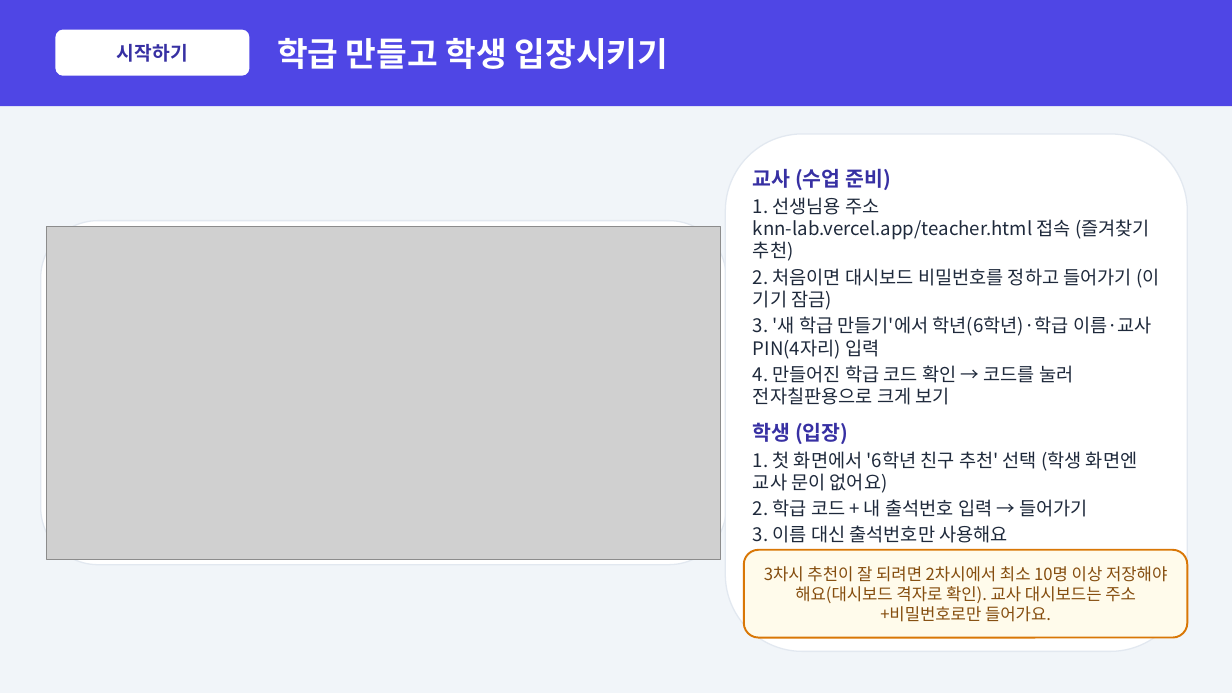
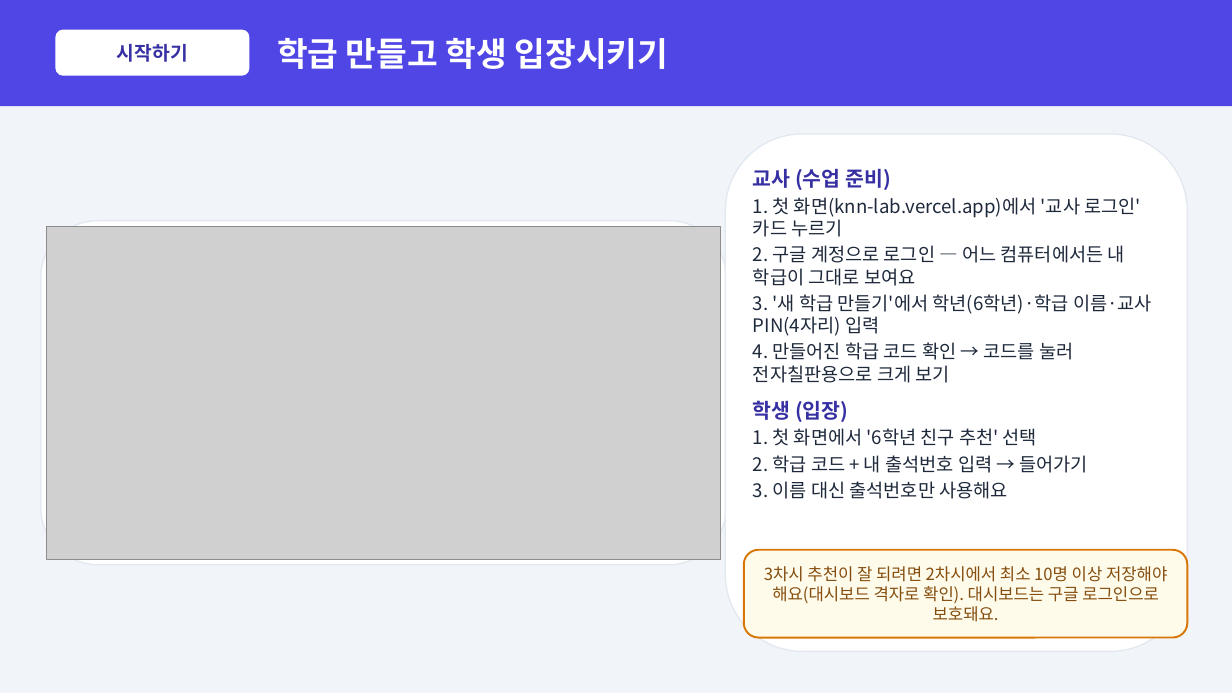
Before and after one commit to starrylifee/knn-lab, a slide deck: slide 2 of 설명서/KNN교실_6학년_사용설명서.pptx. Drawn at 1232x693 pixels with LibreOffice and Linux fonts; fonts in the diff are those of the drawing; grey boxes stand for pictures. Boxes give left, top, right and bottom in pixels: in the first picture for what was removed or moved away, otherwise in the second. Text is boxed around its words. In the diff, an @@ line names an element or a change of style, - is before the commit and + after.

```diff
--- a/설명서/KNN교실_6학년_사용설명서.pptx
+++ b/설명서/KNN교실_6학년_사용설명서.pptx
@@ text at (x1=753, y1=197, x2=1141, y2=286): text changed @@
-1. 선생님용 주소 knn-lab.vercel.app/teacher.html 접속 (즐겨찾기 추천)
-2. 처음이면 대시보드 비밀번호를 정하고 들어가기 (이 기기 잠금)
+1. 첫 화면(knn-lab.vercel.app)에서 '교사 로그인' 카드 누르기
+2. 구글 계정으로 로그인 — 어느 컴퓨터에서든 내 학급이 그대로 보여요
@@ text at (x1=753, y1=428, x2=1037, y2=446): text changed @@
-1. 첫 화면에서 '6학년 친구 추천' 선택 (학생 화면엔 교사 문이 없어요)
+1. 첫 화면에서 '6학년 친구 추천' 선택
@@ text in rounded rectangle at (x1=764, y1=566, x2=1167, y2=622): text changed @@
-3차시 추천이 잘 되려면 2차시에서 최소 10명 이상 저장해야 해요(대시보드 격자로 확인). 교사 대시보드는 주소+비밀번호로만 들어가요.
+3차시 추천이 잘 되려면 2차시에서 최소 10명 이상 저장해야 해요(대시보드 격자로 확인). 대시보드는 구글 로그인으로 보호돼요.
```
Also in this commit, not shown: 1 other slide changed, 1 other file.
